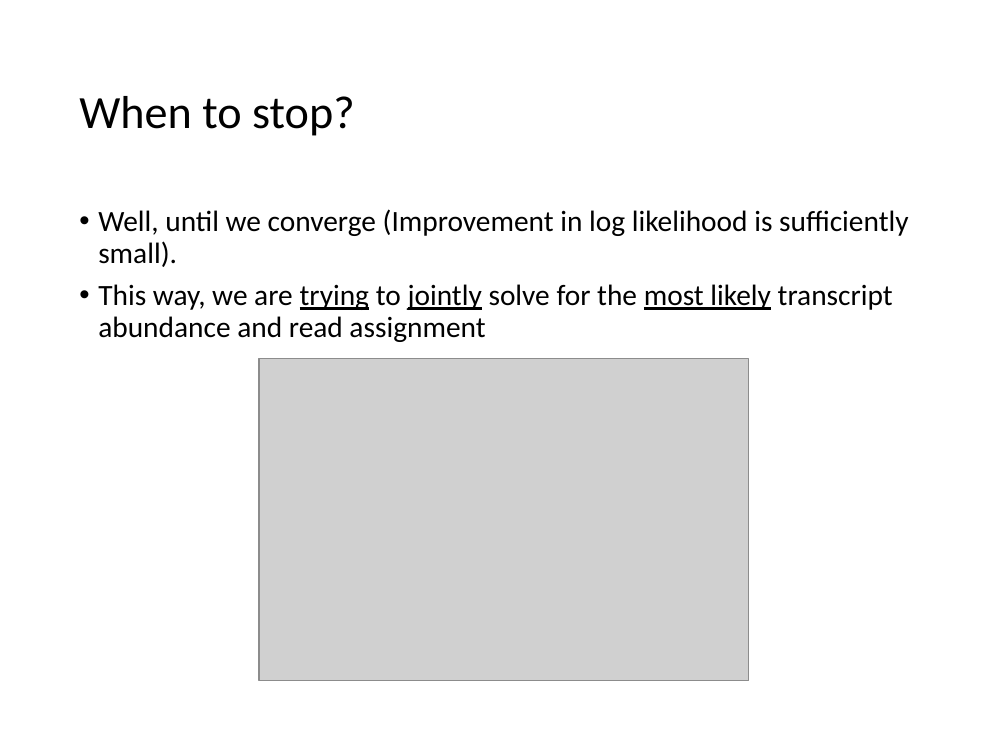
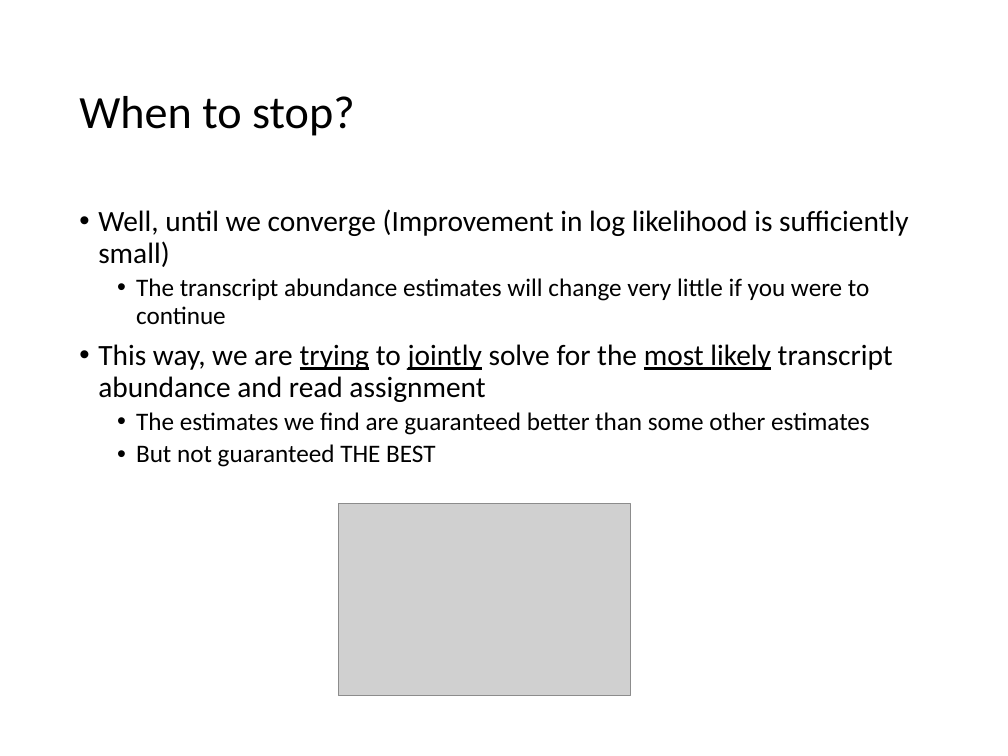
Before and after one commit to Yue-Jiang/achems, a slide deck: slide 12 of rnaseq_workshop.pptx (slide 10 before the commit). Drawn at 1008x756 pixels with LibreOffice and Linux fonts; fonts in the diff are those of the drawing; grey boxes stand for pictures. Boxes give left, top, right and bottom in pixels: in the first picture for what was removed or moved away, otherwise in the second. Text is boxed around its words. In the diff, an @@ line names an element or a change of style, - is before the commit and + after.

```diff
--- a/rnaseq_workshop.pptx
+++ b/rnaseq_workshop.pptx
@@ text at [98, 209, 909, 325]: text changed; size 21 to 18 pt @@
-• Well, until we converge (Improvement in log likelihood is sufficiently small).
+• Well, until we converge (Improvement in log likelihood is sufficiently small)
+  • The transcript abundance estimates will change very little if you were to continue
@@ text at [136, 412, 870, 467]: paragraphs added @@
+  • The estimates we find are guaranteed better than some other estimates
+  • But not guaranteed THE BEST
@@ picture: place and size @@
-picture at [259, 359, 749, 680]
+picture at [338, 504, 630, 696]
```
Also in this commit, not shown: 4 other slides changed, 3 slides added.
